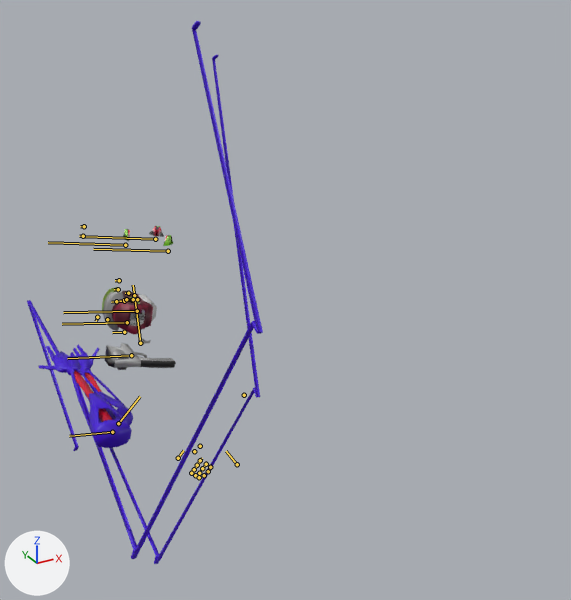
Before and after pictures for a commit that changed the FBX model Badass_Upgrade/DESIGN/GrupoA/Player/Rifle/Armature/rifle_v1.fbx.
One viewpoint serves both versions: a 50 mm camera at (-0.0705, -0.1781, 0.1257) aimed at (0.023, -0.0081, 0.0406). Every picture has the same lights, and +X, +Y and +Z are marked at lower left. Both versions are drawn at frame 380 of the action 'Armature_001Action'; the numbers are the values there. The bones that bend it are drawn over the model as lines.

Names of what the first picture shows: 'Cube_005', 'RArm', 'Rifle1', 'Rifle2', 'Rotating_Blade', 'Rotating_Blade_001', 'Rotating_Blade_002'.
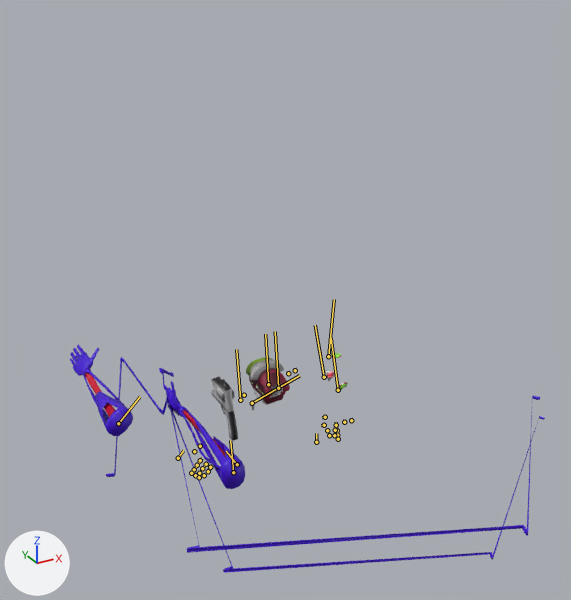
What the commit changed:
Bone 'Bone' (bone_bone) moves from (-3.401, 2.427, 0.586) to (-0.38, 0.25, 0.587).
Bone 'Bone' (bone_bone) turns from (0, 0, 79) to (0, 0, 3) degrees about its own x, y and z.
Bone 'Bone_003' (bone_bone_003) turns from (0, 0, 0) to (0, 0, -7) degrees about its own x, y and z.
Bone 'Bone_004' (bone_bone_004) turns from (0, 0, 0) to (-2, -6, 7) degrees about its own x, y and z.
Bone 'Bone_005' (bone_bone_005) turns from (0, 0, 0) to (1, 4, 7) degrees about its own x, y and z.
Bone 'Bone_0' (bone_bone_0) moves from (-3.401, 2.427, 0.586) to (-0.38, 0.25, 0.587).
Bone 'Bone_0' (bone_bone_0) turns from (0, 0, 79) to (0, 0, 3) degrees about its own x, y and z.
Bone 'Bone_4' (bone_bone_4) turns from (0, 0, 0) to (0, 0, -7) degrees about its own x, y and z.
Bone 'Bone_5' (bone_bone_5) turns from (0, 0, 0) to (-2, -6, 7) degrees about its own x, y and z.
Bone 'Bone_6' (bone_bone_6) turns from (0, 0, 0) to (1, 4, 7) degrees about its own x, y and z.

What differs and where, as boxes (x1, y1, x2, y2) in the pictures (571 x 600 px):
'RArm', posed (86% wider, 60% shorter): before (27, 21, 263, 564); after (106, 357, 545, 573)
'Rifle2', posed (20% narrower): before (102, 287, 157, 334); after (246, 357, 290, 405)
'Rifle1', posed (62% narrower, 136% taller): before (104, 343, 176, 370); after (211, 376, 238, 441)
'Rotating_Blade_001', posed: before (149, 226, 164, 237); after (325, 371, 335, 381)
'Rotating_Blade', posed: before (163, 235, 173, 246); after (339, 382, 348, 390)
'Rotating_Blade_002', posed: before (123, 229, 130, 241); after (331, 353, 341, 359)
'Trigger', posed (30% narrower, 14% taller): before (141, 339, 150, 345); after (250, 403, 256, 410)
bone 'Bone', root to tip: before (131, 355) to (67, 358); after (240, 400) to (236, 349)
bone 'Bone_003', root to tip: before (125, 245) to (48, 242); after (328, 356) to (334, 299)
bone 'Bone_004', root to tip: before (155, 239) to (83, 236); after (324, 377) to (315, 325)
bone 'Bone_005', root to tip: before (168, 251) to (93, 249); after (338, 390) to (331, 338)
bone 'Bone_0', root to tip: before (112, 432) to (69, 436); after (233, 472) to (230, 440)
bone 'Bone_4', root to tip: before (118, 289) to (114, 289); after (344, 422) to (345, 419)
bone 'Bone_5', root to tip: before (119, 280) to (115, 280); after (351, 420) to (351, 418)
bone 'Bone_6', root to tip: before (124, 301) to (119, 301); after (337, 430) to (336, 427)
